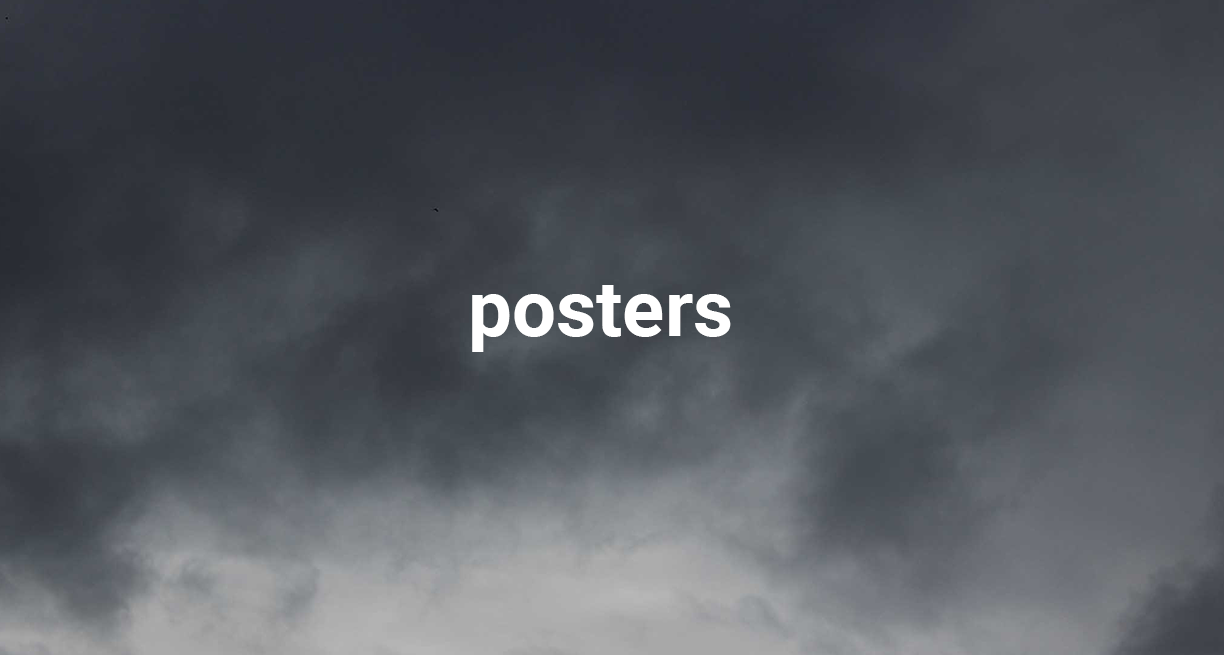
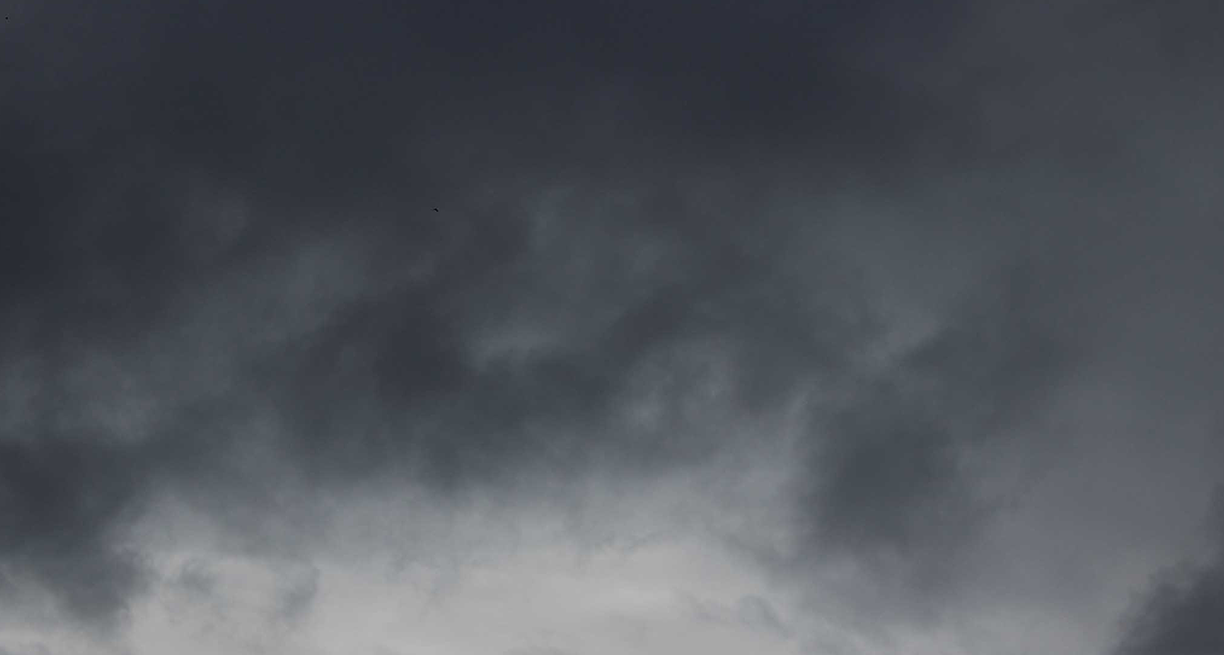
Layer changes from the first w=1224, h=655 image to the second:
hid "posters" over [472, 285, 731, 352]
